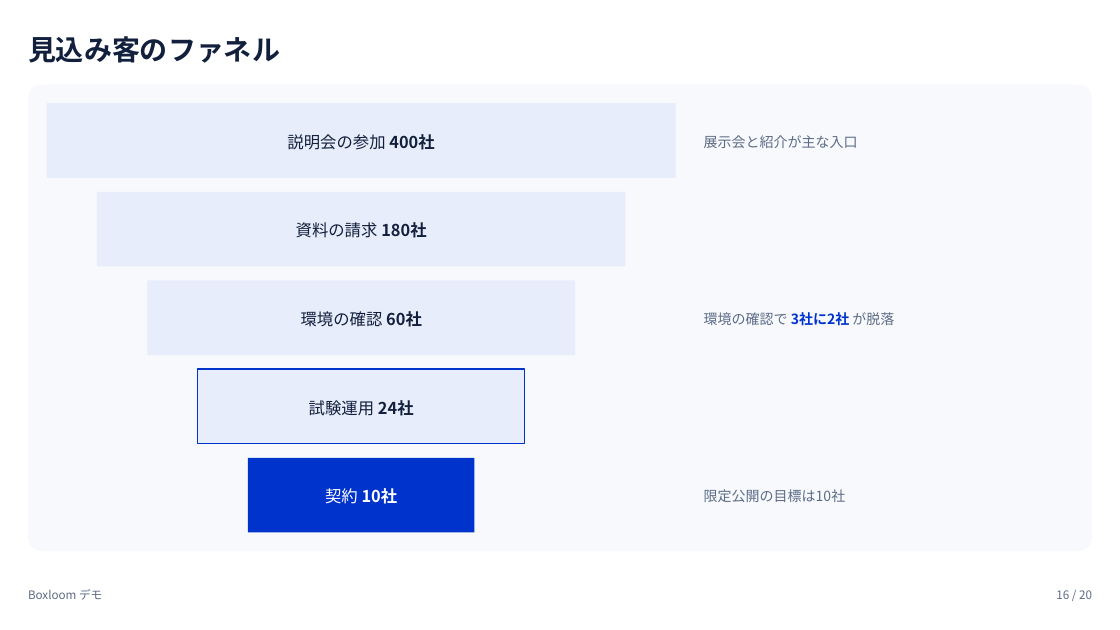
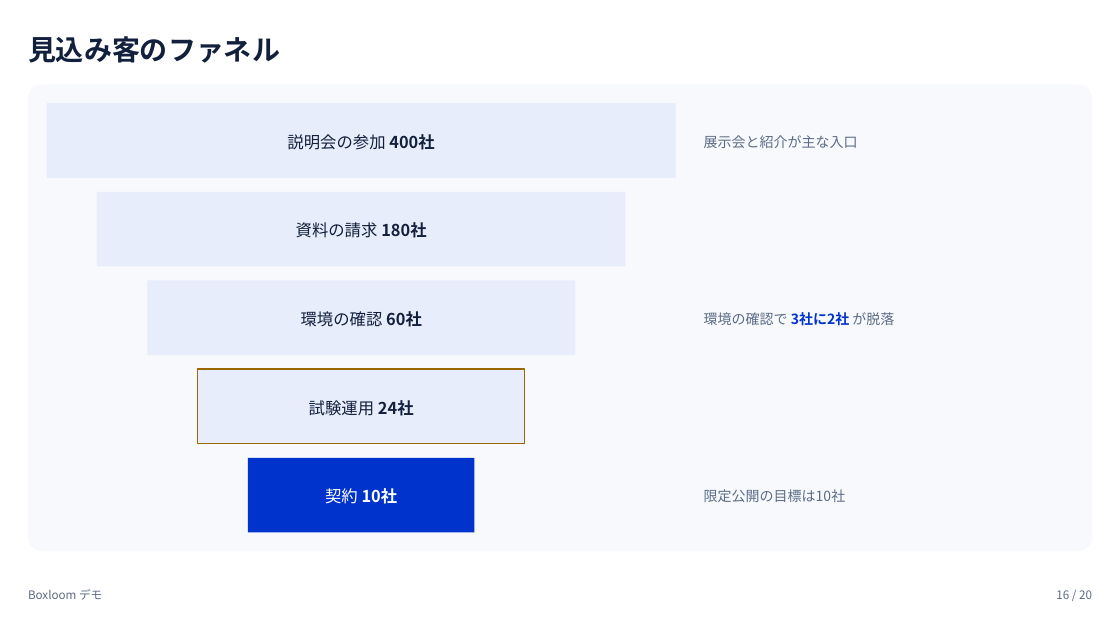
Before and after one commit to tjst-t/boxloom, a slide deck: slide 16 of boxloom/out/subsystems_showcase_light.pptx. Drawn at 1120x630 pixels with LibreOffice and Linux fonts; fonts in the diff are those of the drawing. Boxes give left, top, right and bottom in pixels: in the first picture for what was removed or moved away, otherwise in the second. Text is boxed around its words. In the diff, an @@ line names an element or a change of style, - is before the commit and + after.

```diff
--- a/boxloom/out/subsystems_showcase_light.pptx
+++ b/boxloom/out/subsystems_showcase_light.pptx
@@ rectangle "試験運用 24社" at <box>197,369,524,444</box>: outline #0033CC 1.25 pt to #9A6700 1.25 pt @@
```
Also in this commit, not shown: 8 other slides changed, 21 other files.
